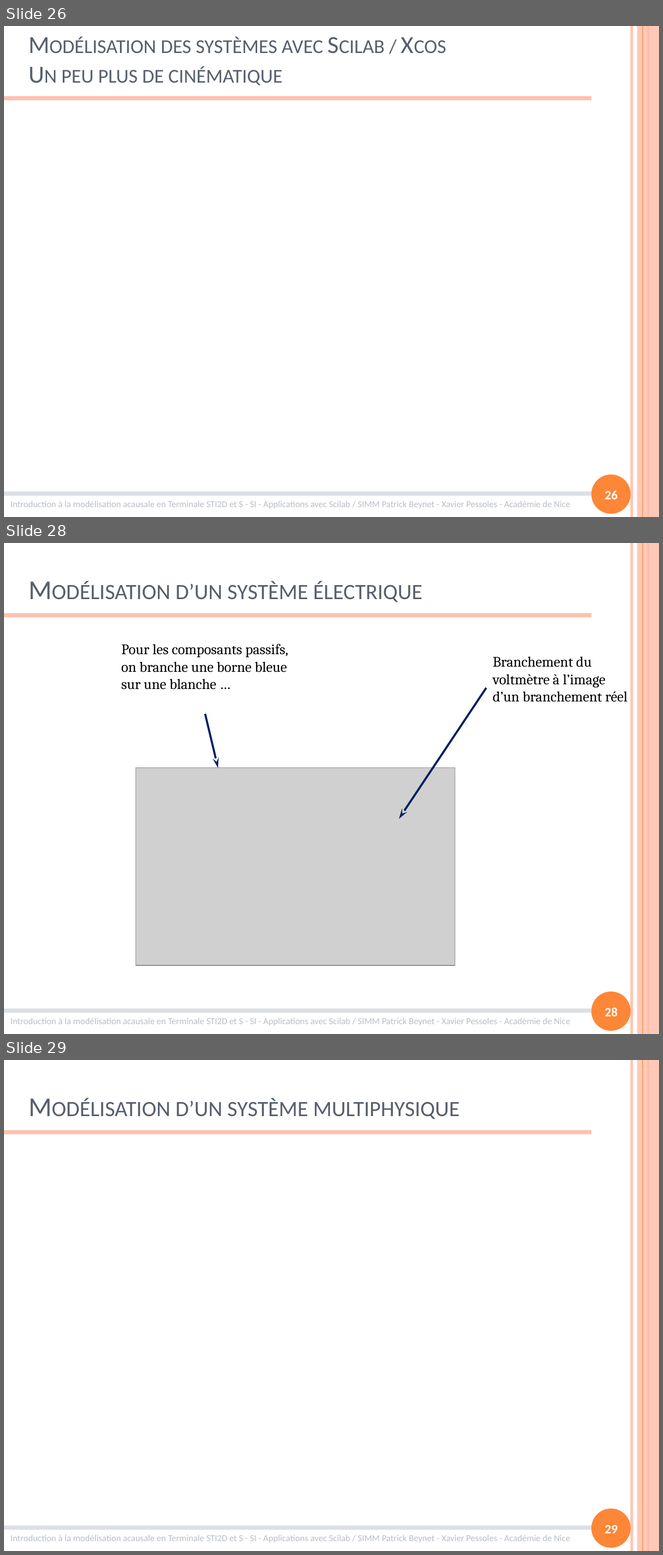
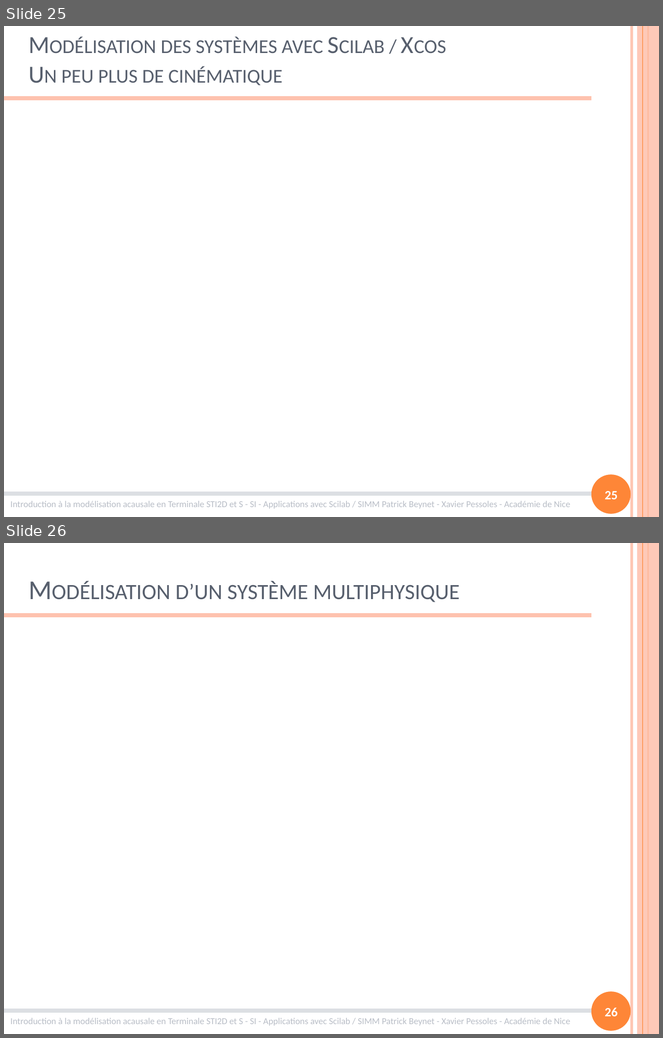
Before and after one commit to xpessoles/Formations, a slide deck: ModelisationMultiphysique/ModelisationMultiphysique.pptx. Shown one above the other, each under a label of ours: slides 26, 28 and 29 before the commit, slides 25 and 26 after it; the slides between them are not shown. The pictures are 663x1555 and 663x1038 pixels, drawn with LibreOffice and Linux fonts; fonts in the diff are those of the drawing; grey boxes stand for pictures. Boxes give left, top, right and bottom in pixels: in the first picture for what was removed or moved away, otherwise in the second. Text is boxed around its words. In the diff, an @@ line names an element or a change of style, - is before the commit and + after.

```diff
--- a/ModelisationMultiphysique/ModelisationMultiphysique.pptx
+++ b/ModelisationMultiphysique/ModelisationMultiphysique.pptx
@@ slide 28 removed at bbox=[4, 543, 659, 1034], background #FFFFFF; not listed: 8 template elements that a slide beside it also shows @@
@@ title removed at bbox=[176, 581, 423, 602] @@
-Modélisation d’un système électrique
@@ text removed at bbox=[122, 644, 288, 690] @@
-Pour les composants passifs, on branche une borne bleue sur une blanche …
@@ text removed at bbox=[493, 656, 628, 702] @@
-Branchement du voltmètre à l’image d’un branchement réel
@@ arrow removed from (486, 688) to (399, 819) @@
@@ arrow removed from (205, 714) to (218, 768) @@
@@ picture removed at bbox=[136, 768, 455, 966] @@
@@ page number removed at bbox=[605, 1008, 618, 1017] @@
-28
@@ what was slide 26 is now slide 25 @@
@@ page number at bbox=[605, 491, 618, 500]: text changed @@
-26
+25
@@ what was slide 29 is now slide 26 @@
@@ page number at bbox=[605, 1008, 618, 1017]: text changed @@
-29
+26
```
Also in this commit, not shown: 2 slides changed, 1 slide added, 5 other slides removed, 4 other files.
